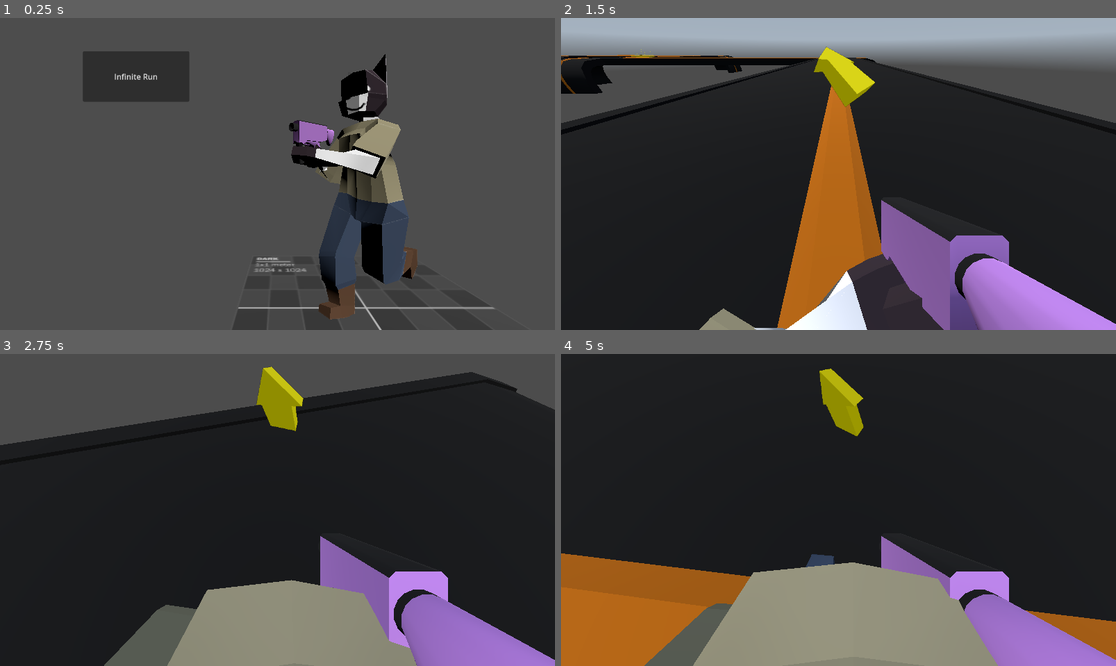
Above: before the commit, frames 1-4 (two rows, left to right).
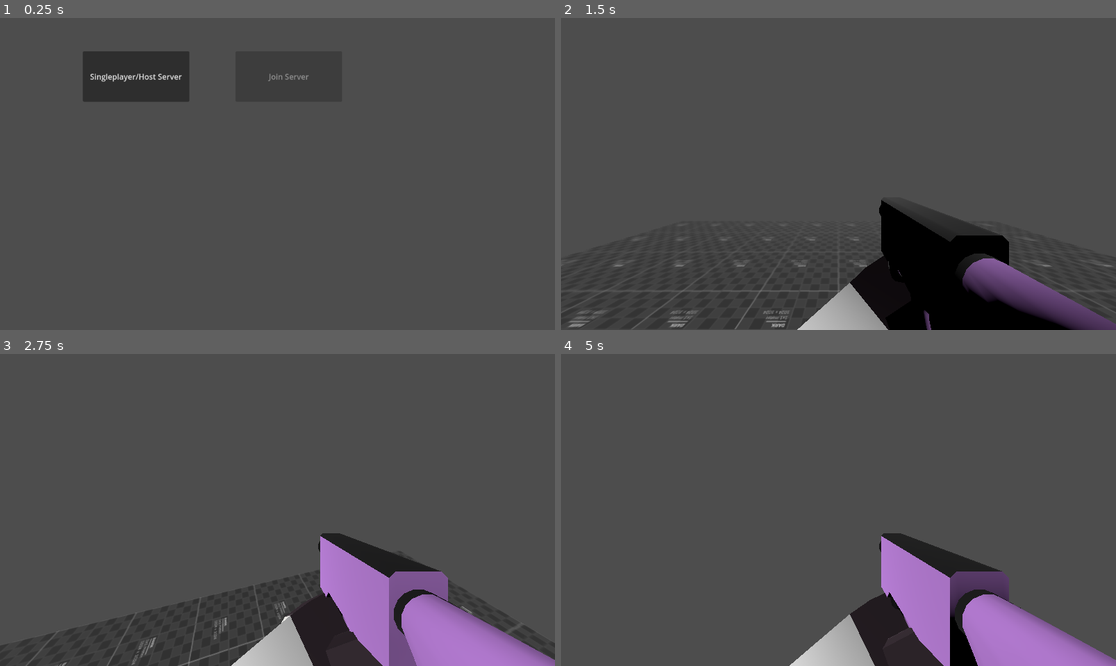
Above: after the commit, the same moments.

Repository: dairycultist/CityZoomer
Game: Godot game, scene res://network/main_menu.tscn
Same seed, same stepped clock (60 frames per second), same inputs: the game is played once before the commit and once after it. Before the commit the project starts from res://title.tscn. A sky picture missing from this copy of the repository is replaced by a grey-blue gradient.
Inputs (mouse positions are in pixels of both pictures, inside the frame that each line leads up to):
- Up to frame 1 (0.25 s): no input
- Up to frame 2 (1.5 s): click "Infinite Run" (after the commit: "Singleplayer/Host Server") at 0.5 s; click (699, 136) at 1.25 s, where only the run after the commit has a clickable "Sandbox"
- Up to frame 3 (2.75 s): tap Enter at 2 s; move the mouse to (305, 510) at 2.02 s; hold W (walk_up) from 2.03 s (still down); tap Space (jump) at 2.27 s
- Up to frame 4 (5 s): keep holding W (walk_up); move the mouse to (810, 510) at 2.77 s; tap Space (jump) at 3.02, 4.52 s; move the mouse to (849, 503) at 3.52 s; move the mouse to (832, 516) at 4.27 s

The runs differ from the first frame. In frame 1, 8.3% of the frame differs, in the area x 16-90%, y 11-100%; in frame 2, 91%; in frame 3, 80%; in frame 4, 95%, in the area x 0-100%, y 0-100%.

Commit message:
Network buttons

Diff:
--- a/button_change_scene.gd
+++ /dev/null
@@ -1,11 +0,0 @@
-extends Button
-
-@export var scene: String = "res://"
-
-func _ready() -> void:
-
-	pressed.connect(on_pressed)
-
-func on_pressed() -> void:
-
-	get_tree().change_scene_to_file(scene)
--- /dev/null
+++ b/gamemodes/sandbox/sandbox.tscn
@@ -0,0 +1,30 @@
+[gd_scene load_steps=6 format=3 uid="uid://cku3x44sx5rei"]
+
+[ext_resource type="Texture2D" uid="uid://bpc3ff6kuxm3m" path="res://debug.png" id="1_ngc2t"]
+[ext_resource type="PackedScene" uid="uid://ng6xdry7dssv" path="res://player/player.tscn" id="2_xrwcm"]
+
+[sub_resource type="StandardMaterial3D" id="StandardMaterial3D_xrwcm"]
+albedo_texture = ExtResource("1_ngc2t")
+uv1_scale = Vector3(10, 10, 10)
+uv1_offset = Vector3(0.5, 0.5, 0)
+
+[sub_resource type="PlaneMesh" id="PlaneMesh_md8xe"]
+size = Vector2(10, 10)
+
+[sub_resource type="WorldBoundaryShape3D" id="WorldBoundaryShape3D_ub41s"]
+
+[node name="Sandbox" type="Node3D"]
+
+[node name="MeshInstance3D" type="MeshInstance3D" parent="."]
+material_override = SubResource("StandardMaterial3D_xrwcm")
+mesh = SubResource("PlaneMesh_md8xe")
+
+[node name="StaticBody3D" type="StaticBody3D" parent="."]
+
+[node name="CollisionShape3D" type="CollisionShape3D" parent="StaticBody3D"]
+shape = SubResource("WorldBoundaryShape3D_ub41s")
+
+[node name="Player" parent="." instance=ExtResource("2_xrwcm")]
+
+[node name="Sun" type="DirectionalLight3D" parent="."]
+transform = Transform3D(1, 0, 0, 0, 0.85767, 0.5142, 0, -0.5142, 0.85767, 0, 0, 0)
--- a/title.tscn
+++ b/network/lobby.tscn
@@ -1,6 +1,6 @@
 [gd_scene load_steps=7 format=3 uid="uid://cxcfwl3c73xfg"]
 
-[ext_resource type="Script" uid="uid://c27tby00a66ku" path="res://button_change_scene.gd" id="1_y7k74"]
+[ext_resource type="Script" uid="uid://c27tby00a66ku" path="res://network/network_button.gd" id="1_y7k74"]
 [ext_resource type="Texture2D" uid="uid://bpc3ff6kuxm3m" path="res://debug.png" id="2_3xoar"]
 [ext_resource type="PackedScene" uid="uid://ysp22r73e5qa" path="res://player/humanoid_mesh/mercenary.tscn" id="2_oyqm6"]
 [ext_resource type="ArrayMesh" uid="uid://dli655ofg14gs" path="res://items/rifle.obj" id="3_kpexm"]
@@ -10,7 +10,7 @@
 
 [sub_resource type="PlaneMesh" id="PlaneMesh_7lgly"]
 
-[node name="TitleScene" type="Control"]
+[node name="ServerClientLobby" type="Control"]
 layout_mode = 3
 anchors_preset = 15
 anchor_right = 1.0
@@ -24,9 +24,20 @@
 offset_top = 69.0
 offset_right = 393.0
 offset_bottom = 174.0
+disabled = true
 text = "Infinite Run"
 script = ExtResource("1_y7k74")
-scene = "res://gamemodes/infinite_run/infinite_run.tscn"
+
+[node name="Button2" type="Button" parent="."]
+layout_mode = 0
+offset_left = 172.0
+offset_top = 196.0
+offset_right = 393.0
+offset_bottom = 301.0
+text = "Sandbox"
+script = ExtResource("1_y7k74")
+type = 3
+gamemode = "res://gamemodes/sandbox/sandbox.tscn"
 
 [node name="3DScene" type="Node3D" parent="."]
 
--- /dev/null
+++ b/network/main_menu.tscn
@@ -0,0 +1,31 @@
+[gd_scene load_steps=2 format=3 uid="uid://qjn56k3dx4ch"]
+
+[ext_resource type="Script" uid="uid://c27tby00a66ku" path="res://network/network_button.gd" id="1_j5dqt"]
+
+[node name="MainMenu" type="Control"]
+layout_mode = 3
+anchors_preset = 15
+anchor_right = 1.0
+anchor_bottom = 1.0
+grow_horizontal = 2
+grow_vertical = 2
+
+[node name="StartServerClient" type="Button" parent="."]
+layout_mode = 0
+offset_left = 172.0
+offset_top = 69.0
+offset_right = 393.0
+offset_bottom = 174.0
+text = "Singleplayer/Host Server"
+script = ExtResource("1_j5dqt")
+
+[node name="StartRemoteClient" type="Button" parent="."]
+layout_mode = 0
+offset_left = 489.0
+offset_top = 69.0
+offset_right = 710.0
+offset_bottom = 174.0
+disabled = true
+text = "Join Server"
+script = ExtResource("1_j5dqt")
+type = 1
--- a/network.gd
+++ b/network/network.gd
@@ -1,11 +1,9 @@
 extends Node
 
-# title screen: button for singleplayer/host server (since singleplayer is just
-# a local server) or join server
+# (singleplayer is just a local server)
 
-# serverclient lobby screen: the actual gamemode selection
-
-# remoteclient lobby screen: "waiting for server to select gamemode..."
+# lobby appears different depending on if you're a remote client or
+# a server client
 
 # the serverclient keeps track of all the remoteclients and sends them data
 # Network iterates through every NetworkBehaviour node every network tick, sending
--- /dev/null
+++ b/network/network_button.gd
@@ -0,0 +1,37 @@
+extends Button
+
+enum NetworkAction {
+	START_SERVER_CLIENT, # put into lobby
+	START_REMOTE_CLIENT, # put into lobby
+	STOP,                # put into main menu
+	SERVER_LOAD_GAMEMODE # put into selected gamemode
+}
+
+@export var type: NetworkAction
+@export var gamemode: String = "res://UNUSED"
+
+const LOBBY := "res://network/lobby.tscn"
+const MAIN_MENU := "res://network/main_menu.tscn"
+
+func _ready() -> void:
+
+	pressed.connect(on_pressed)
+
+func on_pressed() -> void:
+
+	match type:
+
+		NetworkAction.START_SERVER_CLIENT:
+			Network.start_serverclient()
+			get_tree().change_scene_to_file(LOBBY)
+
+		NetworkAction.START_REMOTE_CLIENT:
+			Network.start_remoteclient(0, 0)
+			get_tree().change_scene_to_file(LOBBY)
+
+		NetworkAction.STOP:
+			Network.stop()
+			get_tree().change_scene_to_file(MAIN_MENU)
+
+		NetworkAction.SERVER_LOAD_GAMEMODE:
+			get_tree().change_scene_to_file(gamemode)
--- a/player/player.tscn
+++ b/player/player.tscn
@@ -1,7 +1,7 @@
 [gd_scene load_steps=6 format=3 uid="uid://ng6xdry7dssv"]
 
 [ext_resource type="Script" uid="uid://db4nmoieo5cus" path="res://player/player_controller.gd" id="1_4flbx"]
-[ext_resource type="Script" uid="uid://c27tby00a66ku" path="res://button_change_scene.gd" id="2_i3pqv"]
+[ext_resource type="Script" uid="uid://c27tby00a66ku" path="res://network/network_button.gd" id="2_i3pqv"]
 [ext_resource type="ArrayMesh" uid="uid://dli655ofg14gs" path="res://items/rifle.obj" id="2_qjkh3"]
 [ext_resource type="PackedScene" uid="uid://ysp22r73e5qa" path="res://player/humanoid_mesh/mercenary.tscn" id="4_yw30f"]
 
@@ -71,9 +71,9 @@
 offset_bottom = 15.5
 grow_horizontal = 2
 grow_vertical = 2
-text = "Back to Main Menu"
+text = "Disconnect"
 script = ExtResource("2_i3pqv")
-scene = "res://title.tscn"
+type = 2
 
 [node name="Model" parent="." node_paths=PackedStringArray("left_target", "right_target") instance=ExtResource("4_yw30f")]
 transform = Transform3D(-1, 0, -8.74228e-08, 0, 1, 0, 8.74228e-08, 0, -1, 0, 0, 0.2)
--- a/project.godot
+++ b/project.godot
@@ -11,13 +11,13 @@
 [application]
 
 config/name="CityZoomer"
-run/main_scene="uid://cxcfwl3c73xfg"
+run/main_scene="uid://qjn56k3dx4ch"
 config/features=PackedStringArray("4.4", "Forward Plus")
 config/icon="res://icon.svg"
 
 [autoload]
 
-Network="*res://network.gd"
+Network="*res://network/network.gd"
 
 [input]
 
Renamed: network.gd.uid -> network/network.gd.uid
Renamed: button_change_scene.gd.uid -> network/network_button.gd.uid
